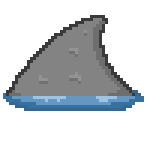
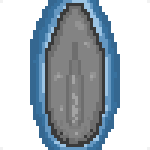
Layers edited between the first and the second 150 x 150 image:
showed group "shark_fin_01_D.png" (3 layers) over (0, 0, 150, 150)
added layer "size copy 3" in group "shark_fin_01_D.png" over (0, 0, 150, 150)
hid group "shark_fin_01_L.png" (6 layers) over (0, 0, 150, 150)
